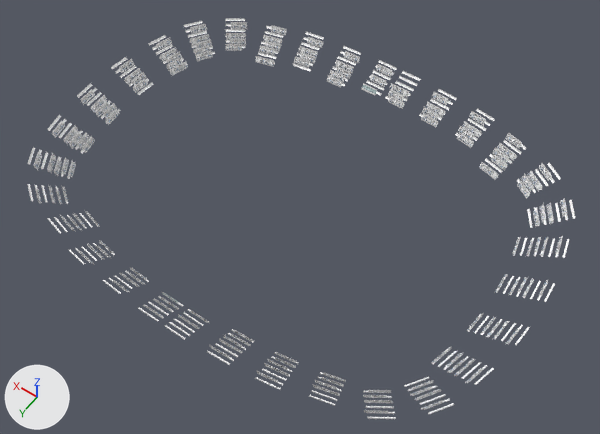
Renders of the FBX model Assets/Environment/Field/Models/audience/crowdNchairs.fbx from each side of a commit.
The view is the same before and after, from a 50 mm lens placed at (-1.247, 1.712, 2.591), pointed at (-0.066, 0.058, -0.008). The lights are fixed; the arrows at lower left show +X, +Y and +Z. Where no turn or scale is listed for an object, it has been applied to the vertices.

Script lines for the objects in view, before the commit:
```python
mat_audience_mat = bpy.data.materials.new('audience_MAT')
mat_audience_mat.use_nodes = True; mat_audience_mat.node_tree.nodes.clear()
_N = mat_audience_mat.node_tree.nodes; _L = mat_audience_mat.node_tree.links
n0 = _N.new('ShaderNodeBsdfPrincipled'); n0.name = 'Principled BSDF'
n0.inputs[2].default_value = 0.749  # 'Roughness'
n1 = _N.new('ShaderNodeOutputMaterial'); n1.name = 'Material Output'
n2 = _N.new('ShaderNodeTexImage'); n2.name = 'Image Texture'
n2.image = img_t_crowd_d_png
n3 = _N.new('ShaderNodeTexImage'); n3.name = 'Image Texture.001'
n3.image = img_t_crowd_s_png
n4 = _N.new('ShaderNodeTexImage'); n4.name = 'Image Texture.002'
n4.image = img_t_crowd_n_png
n5 = _N.new('ShaderNodeNormalMap'); n5.name = 'Normal Map'
n6 = _N.new('ShaderNodeTexImage'); n6.name = 'Image Texture.003'
n6.image = img_t_crowd_d_png
_L.new(n2.outputs[0], n0.inputs[0])  # 'Color' to 'Base Color'
_L.new(n3.outputs[0], n0.inputs[14])  # 'Color' to 'Specular Tint'
_L.new(n4.outputs[0], n5.inputs[1])  # 'Color' to 'Color'
_L.new(n5.outputs[0], n0.inputs[5])  # 'Normal' to 'Normal'
_L.new(n6.outputs[0], n0.inputs[4])  # 'Color' to 'Alpha'
_L.new(n0.outputs[0], n1.inputs[0])  # 'BSDF' to 'Surface'
me_mesh = bpy.data.meshes.new('Mesh')
me_mesh.from_pydata(...)  # 2394 vertices, 844 faces; spans x -1.04..1.04, y -0.79..0.79, z 0.01..0.12
# faces by material slot: [414, 430]
me_mesh.materials.append(mat_audience_mat)
me_mesh.materials.append(mat_chairs_mat)  # white #ffffff
ob_audience = bpy.data.objects.new('audience', me_mesh)
ob_audience.location = (0.0, 0.0, 0.0)
```
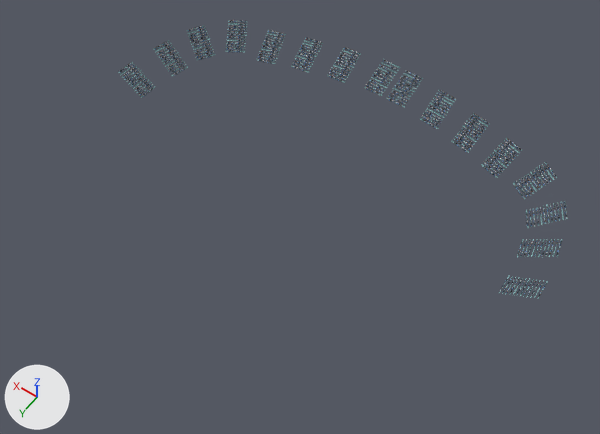
Changed parts and their boxes (x1, y1, x2, y2) in the pictures (600 x 434 px; the box of a moved part takes in the faces that stretch with it):
'audience', surface changed, reshaped (18% narrower, 30% shorter)
    before: (27, 18, 575, 419)
    after: (118, 20, 567, 299)
part 1 of me_mesh, moved or reshaped (not visible afterwards)
    before: (388, 96, 404, 109)
part 2 of me_mesh, moved or reshaped
    before: (432, 92, 448, 105)
    after: (399, 80, 406, 85)
part 3 of me_mesh, moved or reshaped
    before: (362, 83, 377, 95)
    after: (400, 78, 409, 83)
part 4 of me_mesh, moved or reshaped (not visible afterwards)
    before: (379, 60, 397, 70)
part 5 of me_mesh, moved or reshaped (not visible afterwards)
    before: (476, 108, 495, 121)
part 6 of me_mesh, moved or reshaped (not visible afterwards)
    before: (305, 32, 324, 40)
part 7 of me_mesh, moved or reshaped (not visible afterwards)
    before: (183, 312, 203, 326)
part 8 of me_mesh, moved or reshaped (not visible afterwards)
    before: (174, 319, 195, 333)
part 9 of me_mesh, moved or reshaped (not visible afterwards)
    before: (569, 199, 575, 219)
part 10 of me_mesh, moved or reshaped (not visible afterwards)
    before: (422, 107, 438, 120)
part 11 of me_mesh, moved or reshaped (not visible afterwards)
    before: (422, 113, 438, 127)
part 12 of me_mesh, moved or reshaped
    before: (335, 66, 351, 79)
    after: (400, 98, 408, 103)
part 13 of me_mesh, moved or reshaped
    before: (329, 70, 345, 82)
    after: (390, 93, 399, 98)
part 14 of me_mesh, moved or reshaped (not visible afterwards)
    before: (169, 322, 190, 336)
part 15 of me_mesh, moved or reshaped (not visible afterwards)
    before: (165, 325, 186, 340)
part 16 of me_mesh, moved or reshaped (not visible afterwards)
    before: (148, 302, 169, 316)
part 17 of me_mesh, moved or reshaped (not visible afterwards)
    before: (344, 51, 360, 63)
part 18 of me_mesh, deleted
    before: (27, 21, 570, 419)
part 19 of me_mesh, built on
    before: (115, 18, 568, 301)
    after: (118, 20, 567, 299)

What changed in the scene script:
```text
Change img_t_crowd_d_png:
    img_t_crowd_d_png: load_image('T_crowd_D.png', 'Materials/T_crowd_D.png', 512, 512, 'Non-Color') -> load_image('T_crowd_D.png', 'Materials/T_crowd_D.png', 512, 512, 'sRGB')
Change mat_audience_mat:
    remove n6 = _N.new('ShaderNodeTexImage'); n6.name = 'Image Texture.003'
    remove n6.image = img_t_crowd_d_png
    where n0 = _N.new('ShaderNodeBsdfPrincipled'); n0.name = 'Principled BSDF'
    remove _L.new(n6.outputs[0], n0.inputs[4])  # 'Color' to 'Alpha'
    where n2 = _N.new('ShaderNodeTexImage'); n2.name = 'Image Texture'
    add _L.new(n2.outputs[1], n0.inputs[4])  # 'Alpha' to 'Alpha'
Change me_mesh:
    remove me_mesh.from_pydata(...)  # 2394 vertices, 844 faces; spans x -1.04..1.04, y -0.79..0.79, z 0.01..0.12
    add me_mesh.from_pydata(...)  # 5048 vertices, 1803 faces; spans x -1.01..1.01, y -0.8..-0.06, z 0.02..0.12
    me_mesh part 1: the loose piece of 8 vertices spanning x -0.1..-0.03, y -0.67..-0.66, z 0.03..0.06 is scaled about its middle by (0.5, 0.47, 0.451), then moved by (0.02, -0.07, 0.03)
    me_mesh part 2: the loose piece of 8 vertices spanning x -0.26..-0.19, y -0.76..-0.74, z 0.08..0.11 is scaled about its middle by (0.501, 0.377, 0.451), then moved by (0.19, 0.0, -0.01)
    me_mesh part 3: the loose piece of 8 vertices spanning x 0.04..0.11, y -0.67..-0.66, z 0.03..0.06 is scaled about its middle by (0.625, 0.47, 0.451), then moved by (-0.12, -0.1, 0.04)
    me_mesh part 4: the loose piece of 6 vertices spanning x 0.02..0.11, y -0.79..-0.78, z 0.1..0.11 is scaled about its middle by 0.5, then moved by (-0.1, 0.02, -0.02), in mat_audience_mat
    me_mesh part 5: the loose piece of 6 vertices spanning x -0.48..-0.39, y -0.77..-0.75, z 0.11..0.12 is scaled about its middle by (0.506, 0.0978, 0.5), then moved by (0.39, -0.02, -0.02), in mat_audience_mat
    me_mesh part 6: the loose piece of 6 vertices spanning x 0.39..0.48, y -0.77..-0.75, z 0.11..0.12 is scaled about its middle by (-0.506, 0.0978, 0.5), then moved by (-0.48, -0.04, 0.0), in mat_audience_mat
    me_mesh part 7: the loose piece of 6 vertices spanning x -0.1..-0.01, y 0.69, z 0.06..0.07 is scaled about its middle by (0.5, -0.5, 0.5), then moved by (-0.03, -1.44, 0.02), in mat_audience_mat
    me_mesh part 8: the loose piece of 6 vertices spanning x -0.1..-0.01, y 0.73..0.74, z 0.08..0.09 is scaled about its middle by (0.5, -0.5, 0.5), then moved by (-0.03, -1.51, 0.01), in mat_audience_mat
    me_mesh part 9: the loose piece of 6 vertices spanning x -0.97..-0.91, y -0.54..-0.46, z 0.1..0.11 is scaled about its middle by (0.901, 0.00221, 0.5), then moved by (0.85, -0.3, 0.0), in mat_audience_mat
    me_mesh part 10: the loose piece of 8 vertices spanning x -0.26..-0.18, y -0.68..-0.67, z 0.04..0.08 is scaled about its middle by (0.479, 0.377, 0.451), then moved by (0.15, 0.01, -0.02)
    me_mesh part 11: the loose piece of 8 vertices spanning x -0.28..-0.2, y -0.66..-0.65, z 0.03..0.06 is scaled about its middle by (0.501, 0.377, 0.451), then moved by (0.2, -0.01, 0.0)
    me_mesh part 12: the loose piece of 8 vertices spanning x 0.18..0.26, y -0.68..-0.67, z 0.04..0.08 is scaled about its middle by (-0.501, 0.377, 0.451), then moved by (-0.31, -0.01, 0.0)
    me_mesh part 13: the loose piece of 8 vertices spanning x 0.2..0.28, y -0.66..-0.65, z 0.03..0.06 is scaled about its middle by (-0.599, 0.377, 0.451), then moved by (-0.28, -0.04, 0.01)
    me_mesh part 14: the loose piece of 6 vertices spanning x -0.1..-0.01, y 0.76, z 0.09..0.1 is scaled about its middle by (0.5, -0.5, 0.5), then moved by (0.02, -1.46, -0.04), in mat_audience_mat
    me_mesh part 15: the loose piece of 6 vertices spanning x -0.11..-0.01, y 0.78..0.79, z 0.1..0.11 is scaled about its middle by (0.5, -0.5, 0.5), then moved by (0.02, -1.51, -0.04), in mat_audience_mat
    me_mesh part 16: the loose piece of 6 vertices spanning x 0.02..0.11, y 0.73..0.74, z 0.08..0.09 is scaled about its middle by (0.5, -0.5, 0.5), then moved by (-0.14, -1.46, -0.01), in mat_audience_mat
    me_mesh part 17: the loose piece of 8 vertices spanning x 0.19..0.26, y -0.76..-0.74, z 0.08..0.11 is scaled about its middle by (-0.501, 0.377, 0.451), then moved by (-0.15, 0.08, -0.05)
    me_mesh part 18: 171 loose pieces with 1172 vertices, spanning x -1.04..1.04, y -0.64..0.79, z 0.01..0.12, are deleted
    me_mesh part 19: 118 vertices moved within x -1.01..1.01, y -0.78..-0.08, z 0.02..0.11; 629 vertices removed from x -1.02..1.02, y -0.79..-0.05, z 0.01..0.12; 4455 vertices added at x -1.01..1.01, y -0.8..-0.06, z 0.02..0.12
    remove me_mesh.materials.append(mat_chairs_mat)  # white #ffffff
```
